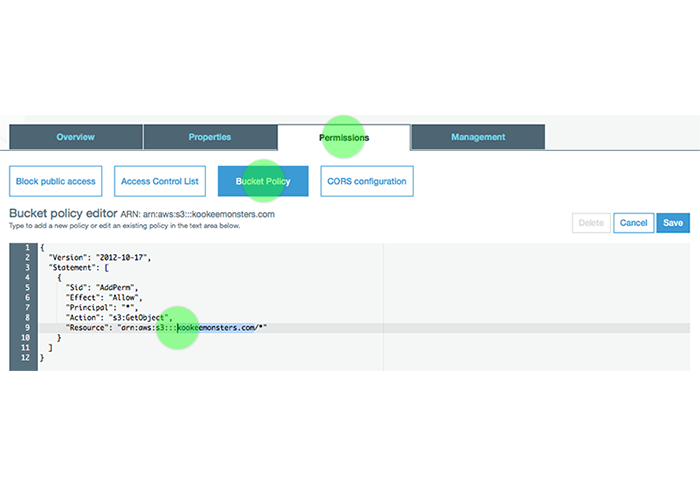
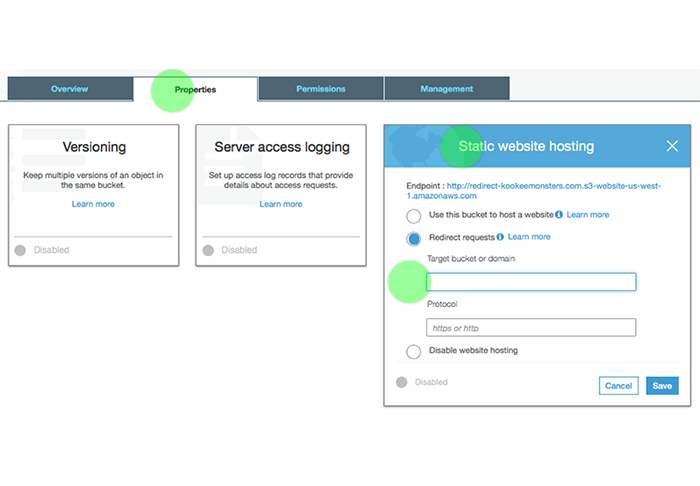
Layered file, before and after one edit (700px x 486px). Changes by layer:
showed group "static website hosting" (1st of 2) (4 layers) over left=0, top=69, right=700, bottom=409
painted on "static website hosting" (2nd of 2, in "static website hosting") over left=432, top=277, right=514, bottom=287
hid group "bucket policy" (4 layers) over left=0, top=115, right=700, bottom=371
